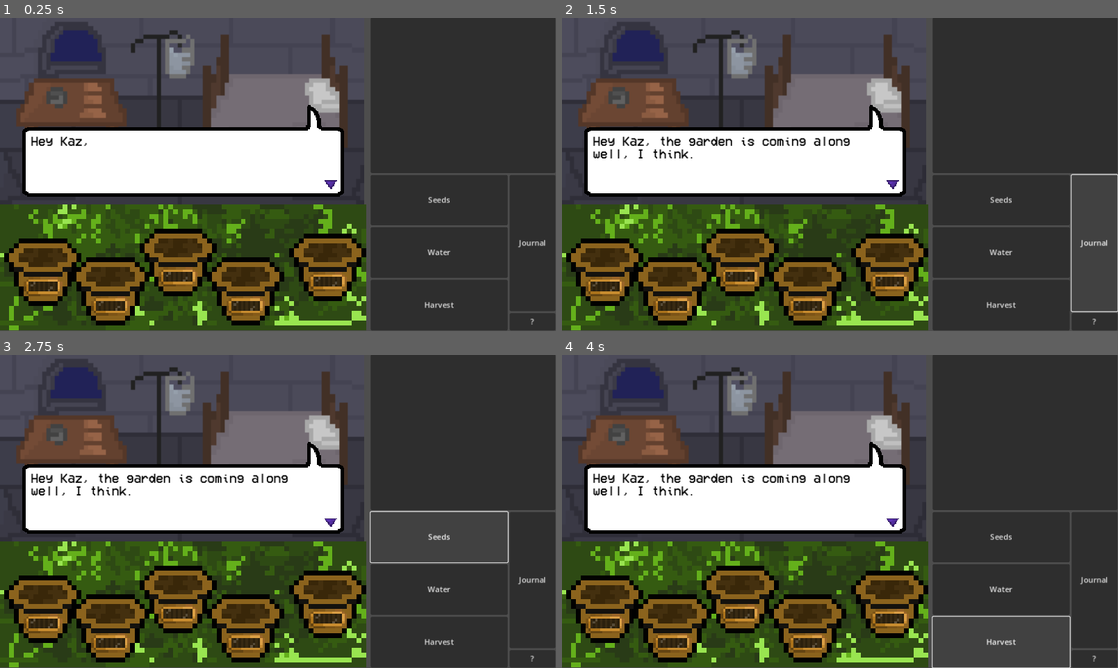
Above: before the commit, frames 1-4 (two rows, left to right).
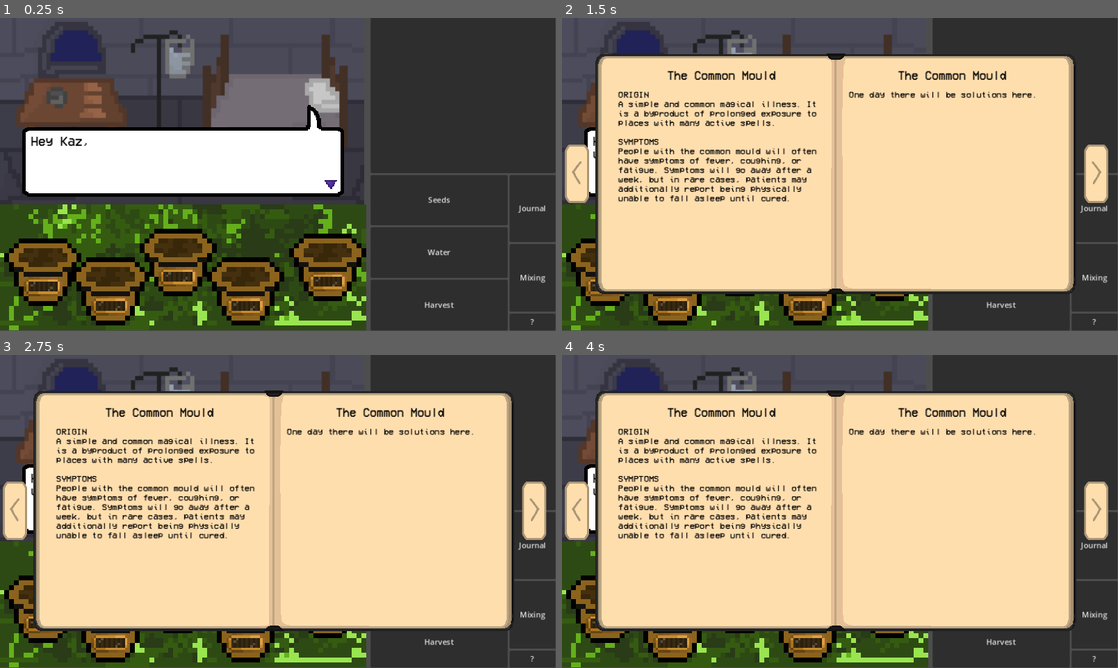
Above: after the commit, the same moments.

Repository: Chasmessian/Shadow-Alchemy
Game: Godot game, scene res://world.tscn
Same seed, same stepped clock (60 frames per second), same inputs: the game is played once before the commit and once after it.
Inputs (mouse positions are in pixels of both pictures, inside the frame that each line leads up to):
- Up to frame 1 (0.25 s): no input
- Up to frame 2 (1.5 s): click "Journal" at 0.5 s; click (1095, 277) at 1.25 s, where only the run after the commit has a clickable "Mixing"
- Up to frame 3 (2.75 s): click "Seeds" at 2 s
- Up to frame 4 (4 s): click "Water" at 2.75 s; click "Harvest" at 3.5 s

The runs differ from the first frame. In frame 1, 0.2% of the frame differs, in the area x 91-100%, y 59-98%; in frame 2, 67%; in frame 3, 67%; in frame 4, 67%, in the area x 0-100%, y 11-100%.

Commit message:
Lower UI Buttons

Diff:
--- a/Ingredients/Base/plant.tscn
+++ b/Ingredients/Base/plant.tscn
@@ -8,15 +8,9 @@
 shader_parameter/line_color = Vector4(1, 1, 1, 1)
 shader_parameter/line_thickness = 1.0
 
-[sub_resource type="ShaderMaterial" id="ShaderMaterial_aawib"]
-shader = ExtResource("1_deodj")
-shader_parameter/line_color = Vector4(1, 1, 1, 1)
-shader_parameter/line_thickness = 0.1
-
 [node name="Plant" type="Node2D"]
 material = SubResource("ShaderMaterial_gek8r")
 script = ExtResource("1_6vu0w")
 
 [node name="AnimatedSprite2D" type="AnimatedSprite2D" parent="."]
 texture_filter = 1
-material = SubResource("ShaderMaterial_aawib")
--- a/LowerUIButtons.gd
+++ b/LowerUIButtons.gd
@@ -1,3 +1,5 @@
 extends HBoxContainer
 func ChangeMode(mode):
 	Garden.mode = mode
+func openJournal():
+	World.instance.changeMenu(load("res://journal.tscn"))
--- a/LowerUIButtons.tscn
+++ b/LowerUIButtons.tscn
@@ -34,8 +34,14 @@
 [node name="Journal" type="Button" parent="VBoxContainer2"]
 layout_mode = 2
 size_flags_vertical = 3
-size_flags_stretch_ratio = 8.0
+size_flags_stretch_ratio = 4.0
 text = "Journal"
+
+[node name="Mixing" type="Button" parent="VBoxContainer2"]
+layout_mode = 2
+size_flags_vertical = 3
+size_flags_stretch_ratio = 4.0
+text = "Mixing"
 
 [node name="Help" type="Button" parent="VBoxContainer2"]
 layout_mode = 2
@@ -45,3 +51,4 @@
 [connection signal="pressed" from="VBoxContainer/Seeds" to="." method="ChangeMode" binds= ["plant"]]
 [connection signal="pressed" from="VBoxContainer/Water" to="." method="ChangeMode" binds= ["water"]]
 [connection signal="pressed" from="VBoxContainer/Harvest" to="." method="ChangeMode" binds= ["harvest"]]
+[connection signal="pressed" from="VBoxContainer2/Journal" to="." method="openJournal"]
--- a/UI/Garden/garden.gd
+++ b/UI/Garden/garden.gd
@@ -1,7 +1,7 @@
 class_name Garden
 extends Control
 var pots = []
-static var mode = "plant" #plant, water, harvest
+static var mode = "none" #can be plant, water, harvest, starts unselected
 static var selectedSeed = load("res://Ingredients/goldweed/goldweed_plant.tscn")
 func _ready():
 	for i in range($Pots.get_child_count()):
--- /dev/null
+++ b/world.gd
@@ -0,0 +1,18 @@
+class_name World
+extends Node2D
+var openMenu = null
+static var instance = null
+func _init():
+	if(instance==null):
+		instance = self
+	else:
+		queue_free()
+func changeMenu(newMenu):
+	if(openMenu!=null):
+		remove_child(openMenu)
+	openMenu = newMenu.instantiate()
+	add_child(openMenu)
+func closeMenu():
+	if(openMenu!=null):
+		remove_child(openMenu)
+		openMenu = null
--- a/world.tscn
+++ b/world.tscn
@@ -1,11 +1,13 @@
-[gd_scene load_steps=4 format=3 uid="uid://uc4kphg4jjyt"]
+[gd_scene load_steps=5 format=3 uid="uid://uc4kphg4jjyt"]
 
 [ext_resource type="PackedScene" uid="uid://cp2nay63s25us" path="res://UI/Garden/garden.tscn" id="1_3fwft"]
+[ext_resource type="Script" path="res://world.gd" id="1_7qcas"]
 [ext_resource type="PackedScene" uid="uid://5edxrxt3wkbv" path="res://viewport.tscn" id="2_x118v"]
 [ext_resource type="PackedScene" uid="uid://b020rgq1ep5nu" path="res://LowerUIButtons.tscn" id="3_cupsl"]
 
 [node name="World" type="Node2D"]
 position = Vector2(-1, -1)
+script = ExtResource("1_7qcas")
 
 [node name="HBoxContainer" type="HBoxContainer" parent="."]
 offset_right = 1152.0
Not shown: 1 places in Ingredients/Base/plant.tscn that only renumber resources
